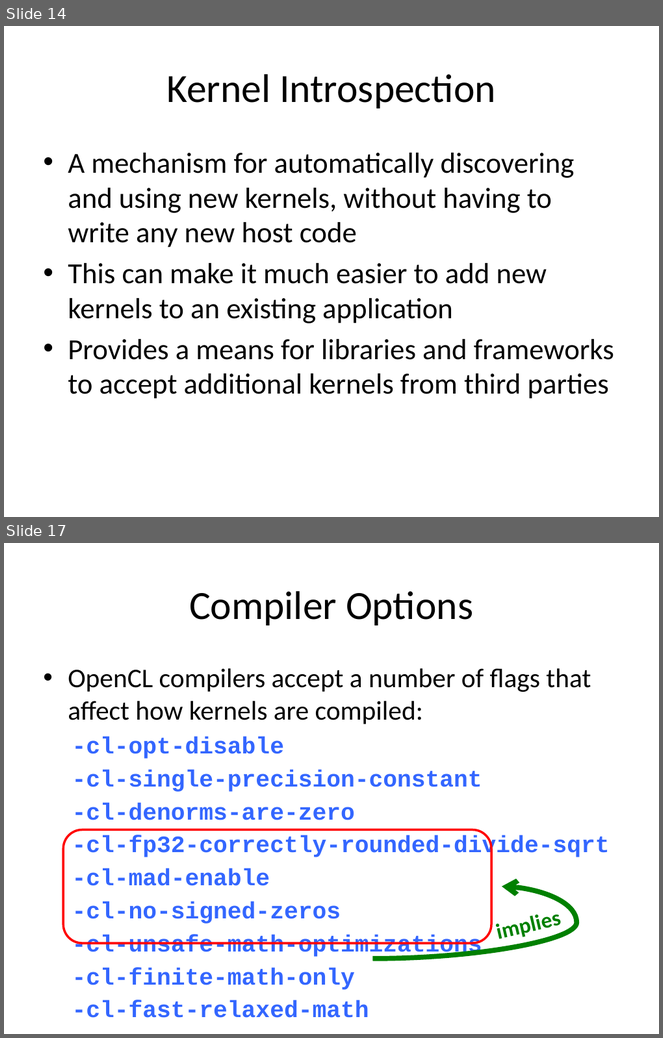
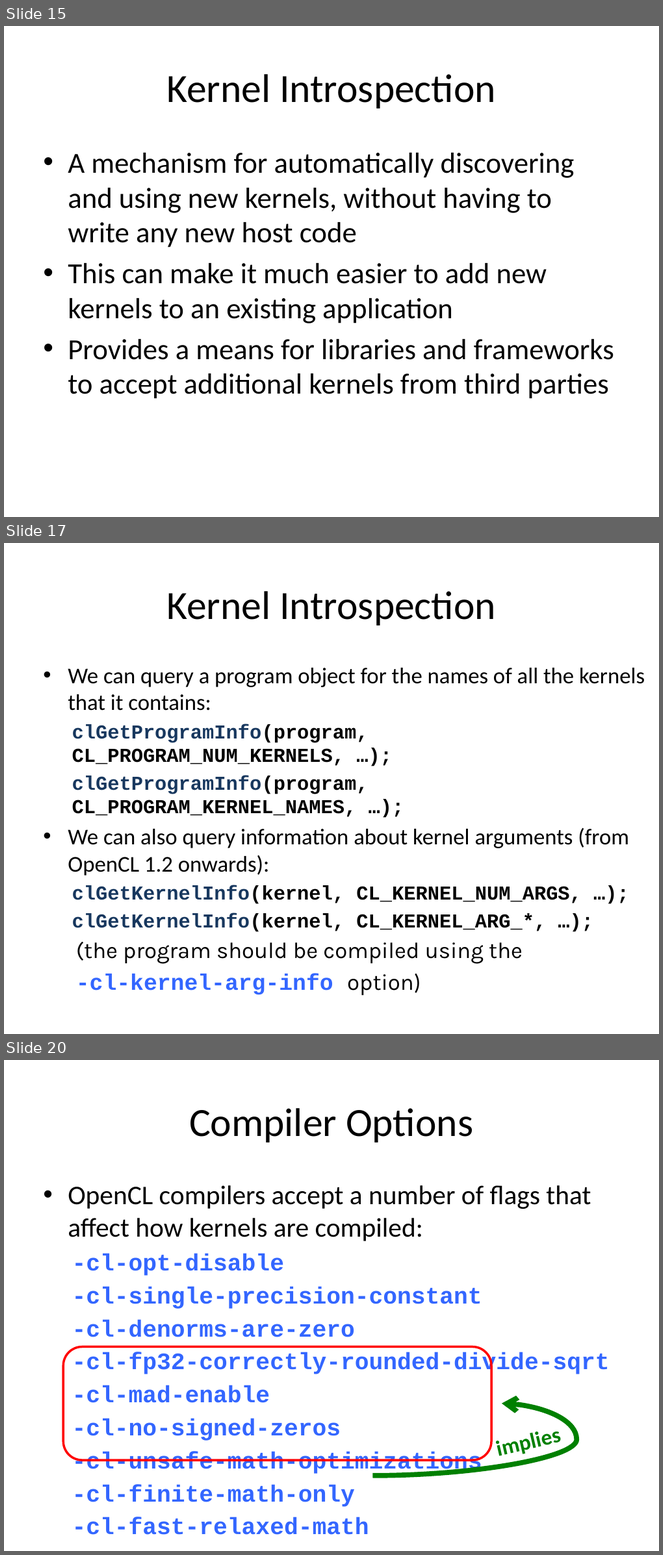
Before and after one commit to UoB-HPC/opencl-training-slides, a slide deck: advanced_part2.pptx. Shown one above the other, each under a label of ours: slides 14 and 17 before the commit, slides 15, 17 and 20 after it; the slides between them are not shown. The pictures are 663x1038 and 663x1555 pixels, drawn with LibreOffice and Linux fonts; fonts in the diff are those of the drawing. Boxes give left, top, right and bottom in pixels: in the first picture for what was removed or moved away, otherwise in the second. Text is boxed around its words. In the diff, an @@ line names an element or a change of style, - is before the commit and + after.

Commit message:
Ported advanced part 2 slides to C
 - Duplicated and hid the C++ slides, and ported to C
 - Updated Bilateral meta programming results slides to use P100s

```diff
--- a/advanced_part2.pptx
+++ b/advanced_part2.pptx
@@ slide 17 added at (4, 543, 659, 1034), background #FFFFFF @@
@@ title added at (166, 591, 496, 626), 44 pt, text #000000 @@
+Kernel Introspection
@@ text added at (68, 668, 645, 995), 24.8 pt, text #000000, bold @@
+• We can query a program object for the names of all the kernels that it contains:
+  clGetProgramInfo(program, CL_PROGRAM_NUM_KERNELS, …);
+  clGetProgramInfo(program, CL_PROGRAM_KERNEL_NAMES, …);
+• We can also query information about kernel arguments (from OpenCL 1.2 onwards):
+  clGetKernelInfo(kernel, CL_KERNEL_NUM_ARGS, …);
+  clGetKernelInfo(kernel, CL_KERNEL_ARG_*, …);
+(the program should be compiled using the
+-cl-kernel-arg-info option)
@@ what was slide 14 is now slide 15 @@
@@ what was slide 17 is now slide 20 @@
```
Also in this commit, not shown: 7 slides changed, 4 other slides added.
